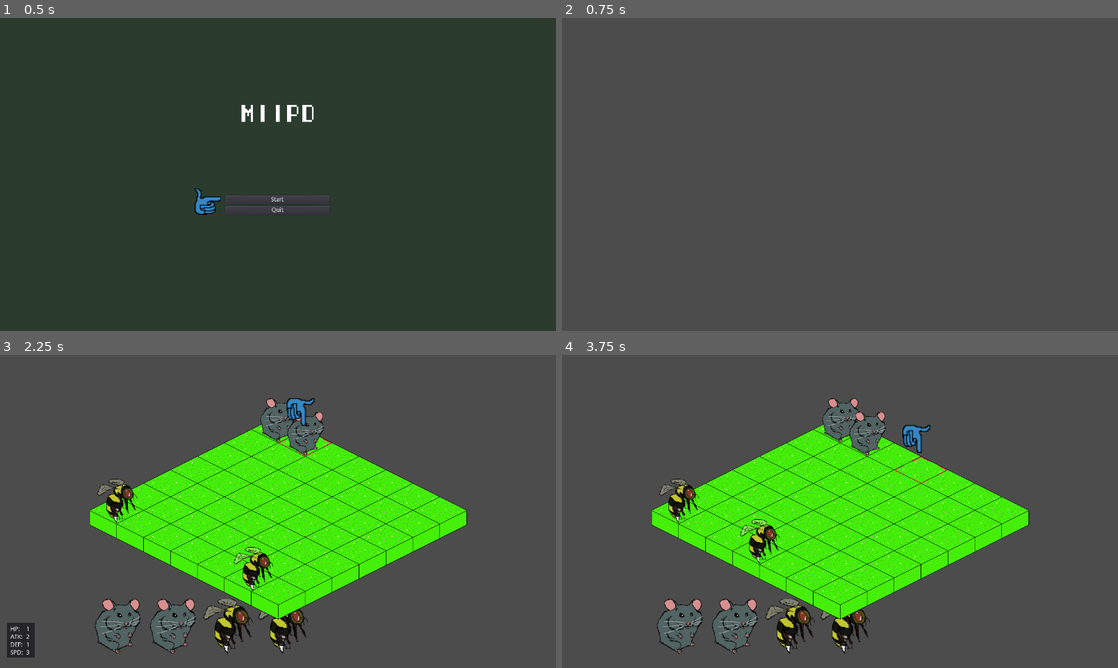
Above: before the commit, frames 1-4 (two rows, left to right).
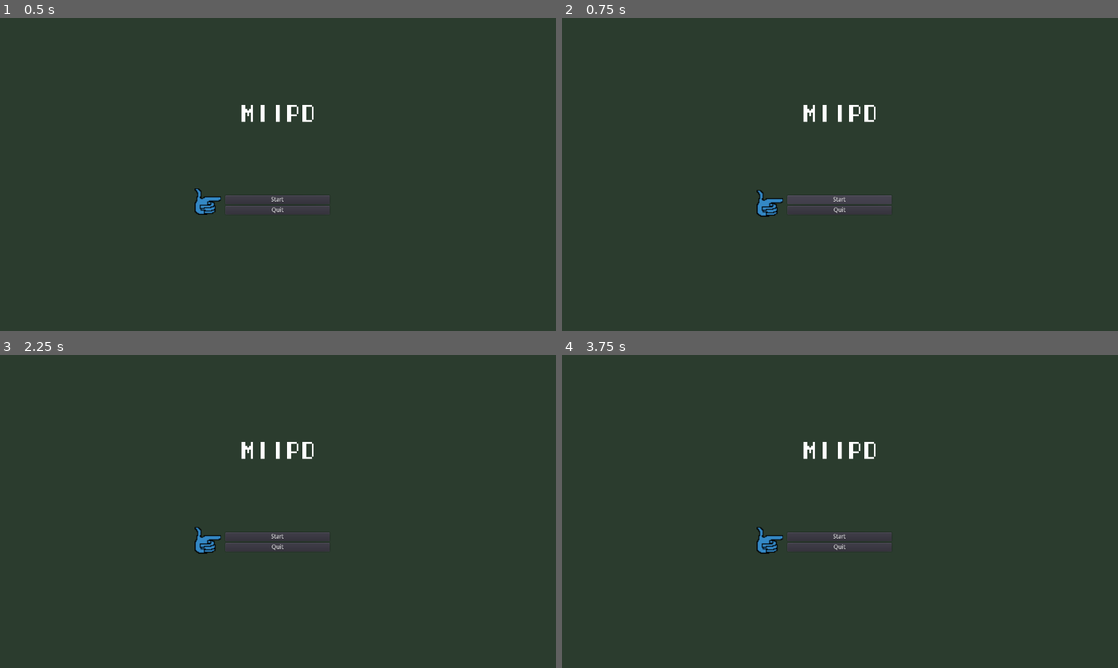
Above: after the commit, the same moments.

Repository: miishin/miipd
Game: Godot game, scene res://assets/scenes/main_menu.tscn
The game is run twice, just before and just after one commit, with the same random seed, the same clock (stepped at 60 frames per second) and the same inputs.
Inputs (mouse positions are in pixels of both pictures, inside the frame that each line leads up to):
- Up to frame 1 (0.5 s): no input
- Up to frame 2 (0.75 s): click "Start" at 0.5 s
- Up to frame 3 (2.25 s): click (278, 536) at 1.25 s, where only the run after the commit has a clickable "Start"; tap Enter at 2 s; move the mouse to (400, 495) at 2.02 s; hold Right (ui_right) from 2.03 s (still down); hold Z (ui_accept) from 2.03 s (still down); click (400, 495) at 2.17 s
- Up to frame 4 (3.75 s): release Right (ui_right) at 2.75 s; release Z (ui_accept) at 2.75 s; drag from (728, 527) to (812, 574) at 2.77 s; tap Z (ui_accept) at 3.5 s; move the mouse to (895, 442) at 3.52 s; hold Right (ui_right) from 3.53 s (still down); hold Z (ui_accept) from 3.53 s (still down)

Frame 1 is identical in both runs. In frame 2, 99% of the frame differs, in the area x 0-100%, y 0-100%; in frame 3, 99%; in frame 4, 99%.

Commit message:
Character Selection Screen (#24)
* project.godot

* basic work on character selection screen

* transition to game

* clicking same tile again removes it from q

* check if tile is selected

* main -> character select and back works, passing through characters to game should work

* proper transition from select to game

* refactor to connect signals in script not manually to one function:

* disconnected old signals

* buttons now toggle on or off based on selection

* delete accidentally created directory background/, make scene point to correct file in backgrounds/

Diff:
--- a/assets/scenes/character_select.tscn
+++ b/assets/scenes/character_select.tscn
@@ -1,7 +1,30 @@
-[gd_scene load_steps=3 format=2]
+[gd_scene load_steps=26 format=2]
 
 [ext_resource path="res://assets/scripts/character_select.gd" type="Script" id=1]
-[ext_resource path="res://assets/scripts/character_selection_scroll.gd" type="Script" id=2]
+[ext_resource path="res://assets/graphics/backgrounds/character_select.png" type="Texture" id=2]
+[ext_resource path="res://assets/graphics/character_select/char2.png" type="Texture" id=3]
+[ext_resource path="res://assets/graphics/character_select/char6.png" type="Texture" id=4]
+[ext_resource path="res://assets/graphics/character_select/char9.png" type="Texture" id=5]
+[ext_resource path="res://assets/graphics/character_select/back.png" type="Texture" id=6]
+[ext_resource path="res://assets/graphics/character_select/char1.png" type="Texture" id=7]
+[ext_resource path="res://assets/graphics/character_select/char7.png" type="Texture" id=8]
+[ext_resource path="res://assets/graphics/character_select/char5.png" type="Texture" id=9]
+[ext_resource path="res://assets/graphics/character_select/char10.png" type="Texture" id=10]
+[ext_resource path="res://assets/graphics/character_select/char4.png" type="Texture" id=11]
+[ext_resource path="res://assets/graphics/character_select/char3.png" type="Texture" id=12]
+[ext_resource path="res://assets/graphics/character_select/forward.png" type="Texture" id=13]
+[ext_resource path="res://assets/graphics/character_select/char8.png" type="Texture" id=14]
+[ext_resource path="res://assets/graphics/character_select/selection.png" type="Texture" id=15]
+[ext_resource path="res://assets/graphics/character_select/char3on.png" type="Texture" id=16]
+[ext_resource path="res://assets/graphics/character_select/char7on.png" type="Texture" id=17]
+[ext_resource path="res://assets/graphics/character_select/char6on.png" type="Texture" id=18]
+[ext_resource path="res://assets/graphics/character_select/char2on.png" type="Texture" id=19]
+[ext_resource path="res://assets/graphics/character_select/char9on.png" type="Texture" id=20]
+[ext_resource path="res://assets/graphics/character_select/char4on.png" type="Texture" id=21]
+[ext_resource path="res://assets/graphics/character_select/char10on.png" type="Texture" id=22]
+[ext_resource path="res://assets/graphics/character_select/char8on.png" type="Texture" id=23]
+[ext_resource path="res://assets/graphics/character_select/char1on.png" type="Texture" id=24]
+[ext_resource path="res://assets/graphics/character_select/char5on.png" type="Texture" id=25]
 
 [node name="CharacterSelect" type="Control"]
 anchor_right = 1.0
@@ -11,19 +34,159 @@
 "_edit_use_anchors_": false
 }
 
-[node name="ViewportContainer" type="ViewportContainer" parent="."]
-margin_left = -2.66968
-margin_top = 330.0
-margin_right = 1277.33
-margin_bottom = 450.0
-script = ExtResource( 2 )
+[node name="TextureRect" type="TextureRect" parent="."]
+margin_left = -2.37842
+margin_top = 3.56763
+margin_right = 1277.62
+margin_bottom = 723.568
+texture = ExtResource( 2 )
 __meta__ = {
 "_edit_use_anchors_": false
 }
 
-[node name="Viewport" type="Viewport" parent="ViewportContainer"]
-size = Vector2( 1280, 120 )
-own_world = true
-transparent_bg = true
-handle_input_locally = false
-render_target_update_mode = 3
+[node name="GridContainer" type="GridContainer" parent="."]
+margin_left = 81.2
+margin_top = 70.0
+margin_right = 1097.2
+margin_bottom = 474.0
+rect_scale = Vector2( 1.1, 1.1 )
+columns = 5
+__meta__ = {
+"_edit_use_anchors_": false
+}
+
+[node name="c1" type="TextureButton" parent="GridContainer"]
+margin_right = 200.0
+margin_bottom = 200.0
+toggle_mode = true
+texture_normal = ExtResource( 7 )
+texture_pressed = ExtResource( 24 )
+
+[node name="c2" type="TextureButton" parent="GridContainer"]
+margin_left = 204.0
+margin_right = 404.0
+margin_bottom = 200.0
+toggle_mode = true
+texture_normal = ExtResource( 3 )
+texture_pressed = ExtResource( 19 )
+
+[node name="c3" type="TextureButton" parent="GridContainer"]
+margin_left = 408.0
+margin_right = 608.0
+margin_bottom = 200.0
+toggle_mode = true
+texture_normal = ExtResource( 12 )
+texture_pressed = ExtResource( 16 )
+
+[node name="c4" type="TextureButton" parent="GridContainer"]
+margin_left = 612.0
+margin_right = 812.0
+margin_bottom = 200.0
+toggle_mode = true
+texture_normal = ExtResource( 11 )
+texture_pressed = ExtResource( 21 )
+
+[node name="c5" type="TextureButton" parent="GridContainer"]
+margin_left = 816.0
+margin_right = 1016.0
+margin_bottom = 200.0
+toggle_mode = true
+texture_normal = ExtResource( 9 )
+texture_pressed = ExtResource( 25 )
+
+[node name="c6" type="TextureButton" parent="GridContainer"]
+margin_top = 204.0
+margin_right = 200.0
+margin_bottom = 404.0
+toggle_mode = true
+texture_normal = ExtResource( 4 )
+texture_pressed = ExtResource( 18 )
+
+[node name="c7" type="TextureButton" parent="GridContainer"]
+margin_left = 204.0
+margin_top = 204.0
+margin_right = 404.0
+margin_bottom = 404.0
+toggle_mode = true
+texture_normal = ExtResource( 8 )
+texture_pressed = ExtResource( 17 )
+
+[node name="c8" type="TextureButton" parent="GridContainer"]
+margin_left = 408.0
+margin_top = 204.0
+margin_right = 608.0
+margin_bottom = 404.0
+toggle_mode = true
+texture_normal = ExtResource( 14 )
+texture_pressed = ExtResource( 23 )
+
+[node name="c9" type="TextureButton" parent="GridContainer"]
+margin_left = 612.0
+margin_top = 204.0
+margin_right = 812.0
+margin_bottom = 404.0
+toggle_mode = true
+texture_normal = ExtResource( 5 )
+texture_pressed = ExtResource( 20 )
+
+[node name="c10" type="TextureButton" parent="GridContainer"]
+margin_left = 816.0
+margin_top = 204.0
+margin_right = 1016.0
+margin_bottom = 404.0
+toggle_mode = true
+texture_normal = ExtResource( 10 )
+texture_pressed = ExtResource( 22 )
+
+[node name="back" type="TextureButton" parent="."]
+margin_left = 81.2
+margin_top = 570.0
+margin_right = 281.2
+margin_bottom = 670.0
+texture_normal = ExtResource( 6 )
+__meta__ = {
+"_edit_use_anchors_": false
+}
+
+[node name="forward" type="TextureButton" parent="."]
+margin_left = 999.0
+margin_top = 570.0
+margin_right = 1199.0
+margin_bottom = 670.0
+texture_normal = ExtResource( 13 )
+__meta__ = {
+"_edit_use_anchors_": false
+}
+
+[node name="selectionbg" type="TextureRect" parent="."]
+margin_left = 440.0
+margin_top = 550.0
+margin_right = 840.0
+margin_bottom = 678.0
+texture = ExtResource( 15 )
+__meta__ = {
+"_edit_use_anchors_": false
+}
+
+[node name="selected" type="HBoxContainer" parent="."]
+margin_left = 440.0
+margin_top = 550.0
+margin_right = 840.0
+margin_bottom = 678.0
+alignment = 1
+__meta__ = {
+"_edit_use_anchors_": false
+}
+
+[node name="s1" type="Sprite" parent="selected"]
+centered = false
+
+[node name="s2" type="Sprite" parent="selected"]
+position = Vector2( 128, 0 )
+centered = false
+
+[node name="s3" type="Sprite" parent="selected"]
+position = Vector2( 256, 0 )
+centered = false
+[connection signal="pressed" from="back" to="." method="_on_back_pressed"]
+[connection signal="pressed" from="forward" to="." method="_on_forward_pressed"]
--- a/assets/scripts/ability.gd
+++ b/assets/scripts/ability.gd
@@ -1,18 +1,8 @@
 extends Node2D
 class_name Ability
 
-# ANY - Ability can target any tile within its range
-# FIXED - Ability can only target tiles at its range (exactly n tiles)
-enum RangeType {ANY, FIXED}
-
 # Abilities target on the XY axis or diagonally or both
 enum RangeAngle {PERPENDICULAR, DIAGONAL, FULL}
-
-# Range of ability in tiles
-var ability_range : int
-
-# Size of AoE of ability (AoE = 1 for singular target) in tiles
-var aoe : int
 
 # Type of AoE. If aoe size is n:
 # Circular: all tiles reachable in n tiles
@@ -24,16 +14,31 @@
 # Whether this ability targets allies, enemies, or both
 enum AbilityTarget {ALLY, ENEMY, ALL}
 
-# Tooltip/description of ability
-var description : String
+# The type of debuff this ability inflicts
+enum Debuff {NONE}
 
 # How much damage this ability does
 # If AoE this is damage per tile
 # Negative damage = a heal
 var damage : int
 
-# The type of debuff this ability inflicts
-enum Debuff {NONE}
+# Range of ability in tiles (min, max)
+var ability_range : Vector2
+
+var range_angle : int
+
+var aoe_type : int
+
+var target : int
+
+var debuff : int
+
+# Size of AoE of ability (AoE = 1 for singular target) in tiles
+var aoe : int
 
 # Accuracy (% to hit )
 var accuracy : int
+
+# Tooltip/description of ability
+var description : String
+#
--- a/assets/scripts/character_select.gd
+++ b/assets/scripts/character_select.gd
@@ -1,7 +1,112 @@
 extends Control
 
-var possible_characters
+var char1 = preload("res://assets/scenes/units/hamster.tscn")
+var char2 = preload("res://assets/scenes/units/bee.tscn")
+var char3 = preload("res://assets/scenes/units/hamster.tscn")
+var char4 = preload("res://assets/scenes/units/hamster.tscn")
+var char5 = preload("res://assets/scenes/units/hamster.tscn")
+var char6 = preload("res://assets/scenes/units/hamster.tscn")
+var char7 = preload("res://assets/scenes/units/hamster.tscn")
+var char8 = preload("res://assets/scenes/units/hamster.tscn")
+var char9 = preload("res://assets/scenes/units/hamster.tscn")
+var char10 = preload("res://assets/scenes/units/hamster.tscn")
+
+onready var num_selected = 0
+onready var selected_characters = []
+onready var selection_boxes = [
+	$selected/s1,
+	$selected/s2,
+	$selected/s3
+]
+
+onready var selection_map = {
+	"c1"  : false,
+	"c2"  : false,
+	"c3"  : false,
+	"c4"  : false,
+	"c5"  : false,
+	"c6"  : false,
+	"c7"  : false,
+	"c8"  : false,
+	"c9"  : false,
+	"c10" : false
+}
+
+
+onready var cmap = {
+	"c1" : char1,
+	"c2" : char2,
+	"c3" : char3,
+	"c4" : char4,
+	"c5" : char5,
+	"c6" : char6,
+	"c7" : char7,
+	"c8" : char8,
+	"c9" : char9,
+	"c10" : char10
+}
+
+onready var button_map = {
+	"c1"  : $GridContainer/c1,
+	"c2"  : $GridContainer/c2,
+	"c3"  : $GridContainer/c3,
+	"c4"  : $GridContainer/c4,
+	"c5"  : $GridContainer/c5,
+	"c6"  : $GridContainer/c6,
+	"c7"  : $GridContainer/c7,
+	"c8"  : $GridContainer/c8,
+	"c9"  : $GridContainer/c9,
+	"c10" : $GridContainer/c10
+}
+
+func _ready():
+	for c in button_map:
+		button_map[c].connect("pressed", self, "_some_button_pressed", [button_map[c]])
+
+func _some_button_pressed(button):
+	toggle_button(button.name)
 
 func _input(event : InputEvent):
+	if event.is_action("ui_left"):
+		pass
+	elif event.is_action("ui_right"):
+		pass
 	if event.is_action_pressed("ui_accept"):
 		get_tree().change_scene("res://assets/scenes/game.tscn")
+
+
+
+
+func toggle_button(button_id):
+	if num_selected < 3 and not selection_map[button_id] and not button_id in selected_characters:
+		selection_map[button_id] = true
+		num_selected += 1
+		selected_characters.append(button_id)
+	elif selection_map[button_id]:
+		selection_map[button_id] = false
+		num_selected -= 1
+		selected_characters.erase(button_id)
+	update_selection_box()
+
+func update_selection_box():
+	clear_selections()
+	var desired_size = Vector2(128, 128)
+	var actual_size = Vector2(200, 200)
+	var scale_vector = desired_size / actual_size
+	for i in range(len(selected_characters)):
+		selection_boxes[i].set_texture(load(button_map[selected_characters[i]].get_normal_texture().resource_path))
+		selection_boxes[i].scale = scale_vector
+
+func clear_selections():
+	for selection in selection_boxes:
+		selection.set_texture(null)
+
+func _on_back_pressed():
+	get_tree().change_scene("res://assets/scenes/main_menu.tscn")
+
+func _on_forward_pressed():
+	var characters = []
+	for c in selected_characters:
+		characters.append(cmap[c].instance())
+	Globals.player_characters = characters
+	get_tree().change_scene("res://assets/scenes/game.tscn")
--- a/assets/scripts/globals.gd
+++ b/assets/scripts/globals.gd
@@ -1,6 +1,25 @@
 extends Node
+
+var player_characters
 
 var playing     : bool
 var tween_count : int
 
 var yielded_animations = []
+
+var ability_map = {
+	"bash": make_ability(2, Ability.RangeAngle.FULL, Vector2(1, 1), Ability.AoEType.CIRCULAR, 0, Ability.AbilityTarget.ENEMY, Ability.Debuff.NONE, 90),
+}
+
+static func make_ability(dmg, angle, ability_range, aoe_type, aoe, target, debuff, acc) -> Ability:
+	var ability = Ability.new()
+	ability.damage = dmg
+	ability.range_angle = angle
+	ability.ability_range = ability_range
+	ability.aoe_type = aoe_type
+	ability.aoe = aoe
+	ability.target = target
+	ability.debuff = debuff
+	ability.accuracy = acc
+	ability.description = "Does " + str(dmg) + " damage"
+	return ability
--- a/assets/scripts/manager.gd
+++ b/assets/scripts/manager.gd
@@ -22,7 +22,7 @@
 
 # Called when the node enters the scene tree for the first time.
 func _ready() -> void:
-	init([hamster.instance(), hamster.instance()])
+	init(Globals.player_characters)
 
 func set_coordinates(b : Board, units : Array) -> void:
 	var i = 0
--- a/assets/scripts/unit.gd
+++ b/assets/scripts/unit.gd
@@ -12,7 +12,10 @@
 var def : int = 1
 var mov : int = 2
 
+var abilities : Array
+
 func _ready() -> void:
+	abilities.append(Globals.ability_map["bash"])
 	for child in get_children():
 		if child is AnimatedSprite or child is Sprite:
 			sprite = child
Binary file added: assets/graphics/abilities/bash.png
Binary file added: assets/graphics/character_select/back.png
Binary file added: assets/graphics/character_select/char1.png
Binary file added: assets/graphics/character_select/char10.png
Binary file added: assets/graphics/character_select/char10on.png
Binary file added: assets/graphics/character_select/char1on.png
Binary file added: assets/graphics/character_select/char2.png
Binary file added: assets/graphics/character_select/char2on.png
Binary file added: assets/graphics/character_select/char3.png
Binary file added: assets/graphics/character_select/char3on.png
Binary file added: assets/graphics/character_select/char4.png
Binary file added: assets/graphics/character_select/char4on.png
(and 12 more such lines)
